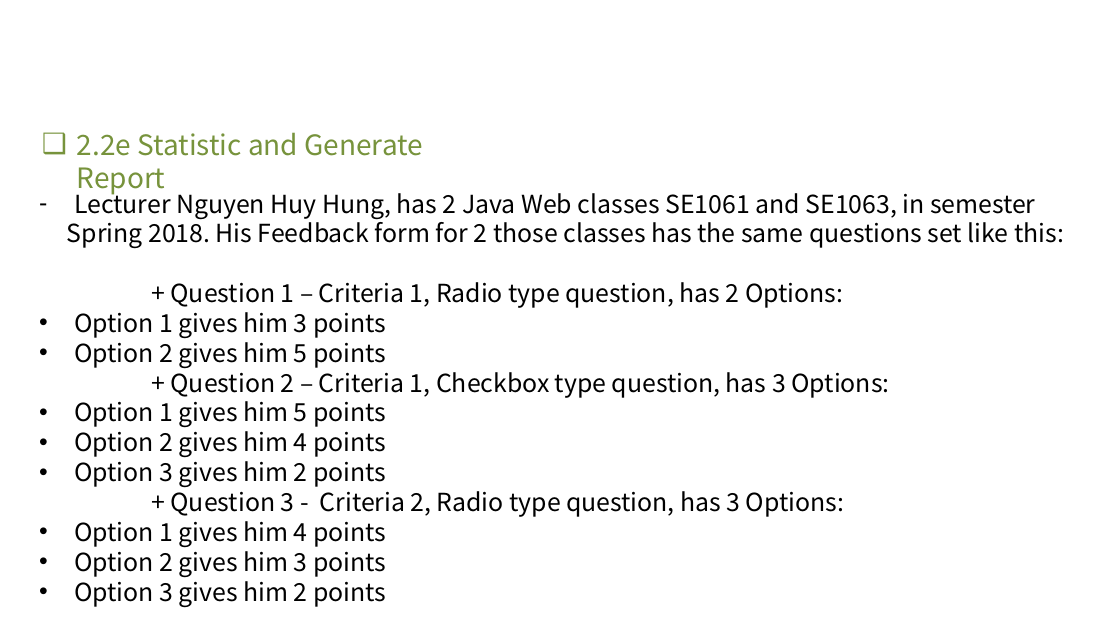
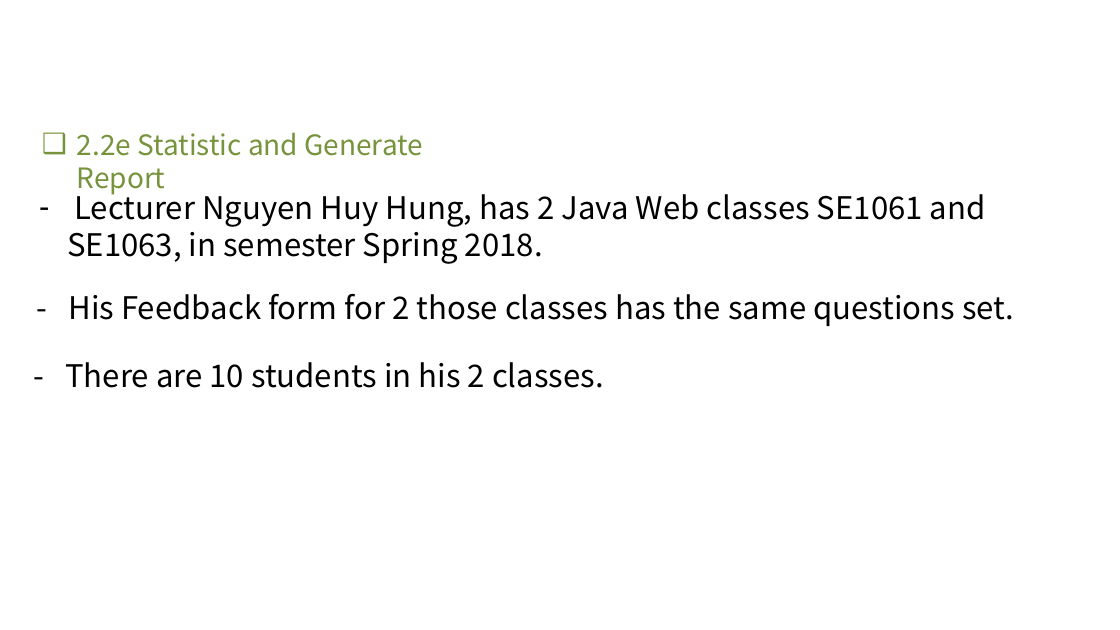
Before and after one commit to VietQuocHoang/SFMS, a slide deck: slide 25 of Document/SlideSFMS-1 - Copy.pptx. Drawn at 1120x630 pixels with LibreOffice and Linux fonts; fonts in the diff are those of the drawing; background and template pictures are left out. Boxes give left, top, right and bottom in pixels: in the first picture for what was removed or moved away, otherwise in the second. Text is boxed around its words. In the diff, an @@ line names an element or a change of style, - is before the commit and + after.

Commit message:
Edit entity Feedback

```diff
--- a/Document/SlideSFMS-1 - Copy.pptx
+++ b/Document/SlideSFMS-1 - Copy.pptx
@@ text at (67,187,986,264): text changed; size 16 to 20 pt @@
-– Lecturer Nguyen Huy Hung, has 2 Java Web classes SE1061 and SE1063, in semester
-Spring 2018. His Feedback form for 2 those classes has the same questions set like this:
-+ Question 1 – Criteria 1, Radio type question, has 2 Options:
-• Option 1 gives him 3 points
-• Option 2 gives him 5 points
-+ Question 2 – Criteria 1, Checkbox type question, has 3 Options:
-• Option 1 gives him 5 points
-• Option 2 gives him 4 points
-• Option 3 gives him 2 points
-+ Question 3 - Criteria 2, Radio type question, has 3 Options:
-• Option 1 gives him 4 points
-• Option 2 gives him 3 points
-• Option 3 gives him 2 points
+– Lecturer Nguyen Huy Hung, has 2 Java Web classes SE1061 and
+SE1063, in semester Spring 2018.
@@ text added at (68,294,1014,326), 20 pt, text #000000 @@
+- His Feedback form for 2 those classes has the same questions set.
@@ text added at (65,362,604,388), 20 pt, text #000000 @@
+- There are 10 students in his 2 classes.
```
Also in this commit, not shown: 1 other slide changed, 1 slide added, 2 slides removed, 2 other files.
